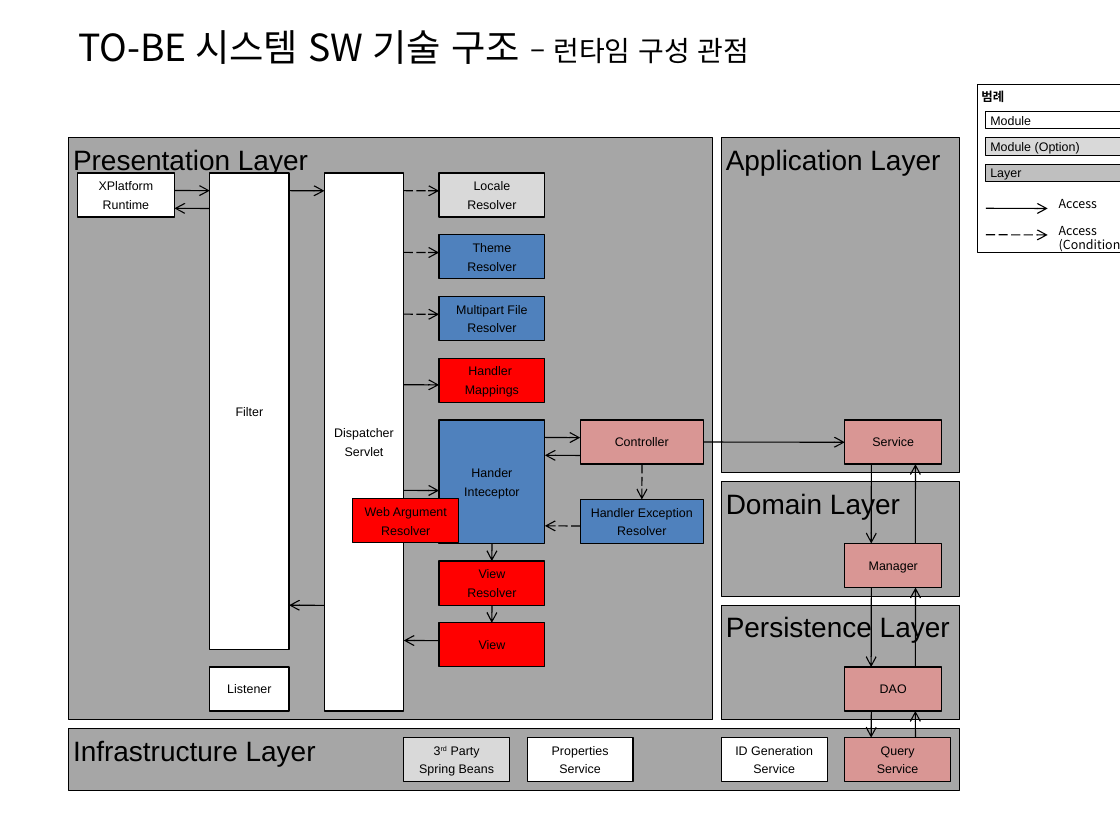
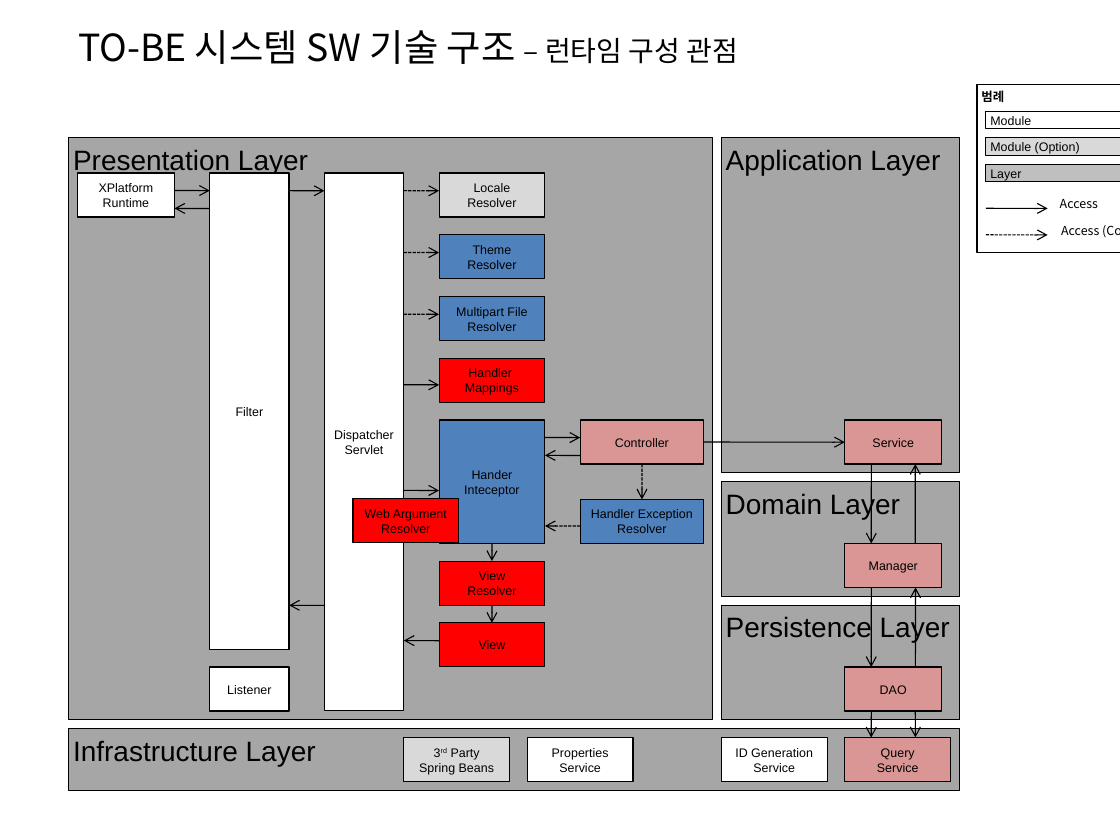
Before and after one commit to kwbaek/codelabor, a slide deck: slide 1 of documentation/0 architecture/design/TO-BE 시스템 SW 기술 구조 (Runtime 관점) (XPlatform).pptx. Drawn at 1120x840 pixels with LibreOffice and Linux fonts; fonts in the diff are those of the drawing. Boxes give left, top, right and bottom in pixels: in the first picture for what was removed or moved away, otherwise in the second. Text is boxed around its words. In the diff, an @@ line names an element or a change of style, - is before the commit and + after.

```diff
--- a/documentation/0 architecture/design/TO-BE 시스템 SW 기술 구조 (Runtime 관점) (XPlatform).pptx
+++ b/documentation/0 architecture/design/TO-BE 시스템 SW 기술 구조 (Runtime 관점) (XPlatform).pptx
@@ text "TO-BE 시스템 SW 기술 구조 ..." at [78, 30, 738, 64]: indent changed @@
@@ less space between paragraphs; outline #000000 0.75 pt to #000000 0.74 pt in 23 elements at [68, 138, 712, 720], [721, 138, 960, 473], [721, 605, 960, 719], [68, 729, 959, 791], [986, 138, 1120, 156], [977, 85, 1120, 253], [580, 420, 703, 464], [439, 358, 544, 402], [439, 561, 544, 605], [439, 235, 544, 279], [439, 297, 544, 340], [580, 500, 703, 543], [844, 420, 942, 464], [439, 420, 544, 543], [986, 111, 1120, 129], [353, 498, 458, 542], [325, 172, 404, 710], [844, 738, 950, 782], [721, 738, 827, 782], [528, 738, 633, 782], [404, 738, 510, 782], [77, 172, 175, 216], [439, 172, 544, 216] @@
@@ arrow (404, 190) - (439, 190): stroke #000000 0.75 pt dashed to #000000 0.74 pt @@
@@ arrow (986, 235) - (1047, 235): stroke #000000 0.75 pt dashed to #000000 0.74 pt @@
@@ arrow (404, 252) - (439, 253): stroke #000000 0.75 pt dashed to #000000 0.74 pt @@
@@ arrow (404, 315) - (439, 315): stroke #000000 0.75 pt dashed to #000000 0.74 pt @@
@@ arrow (404, 385) - (439, 385): stroke #000000 0.75 pt to #000000 0.74 pt @@
@@ arrow (703, 442) - (844, 442): stroke #000000 0.75 pt to #000000 0.74 pt @@
@@ arrow (642, 464) - (642, 500): stroke #000000 0.75 pt dashed to #000000 0.74 pt @@
@@ arrow (580, 526) - (545, 526): stroke #000000 0.75 pt dashed to #000000 0.74 pt @@
@@ arrow (871, 588) - (871, 668): stroke #000000 0.75 pt to #000000 0.74 pt @@
@@ arrow moved from (915, 737) - (915, 711) to (915, 711) - (915, 737) @@
@@ arrow (915, 711) - (915, 737): stroke #000000 0.75 pt to #000000 0.74 pt @@
```
Also in this commit, not shown: 5 slides added, 3 other files.
